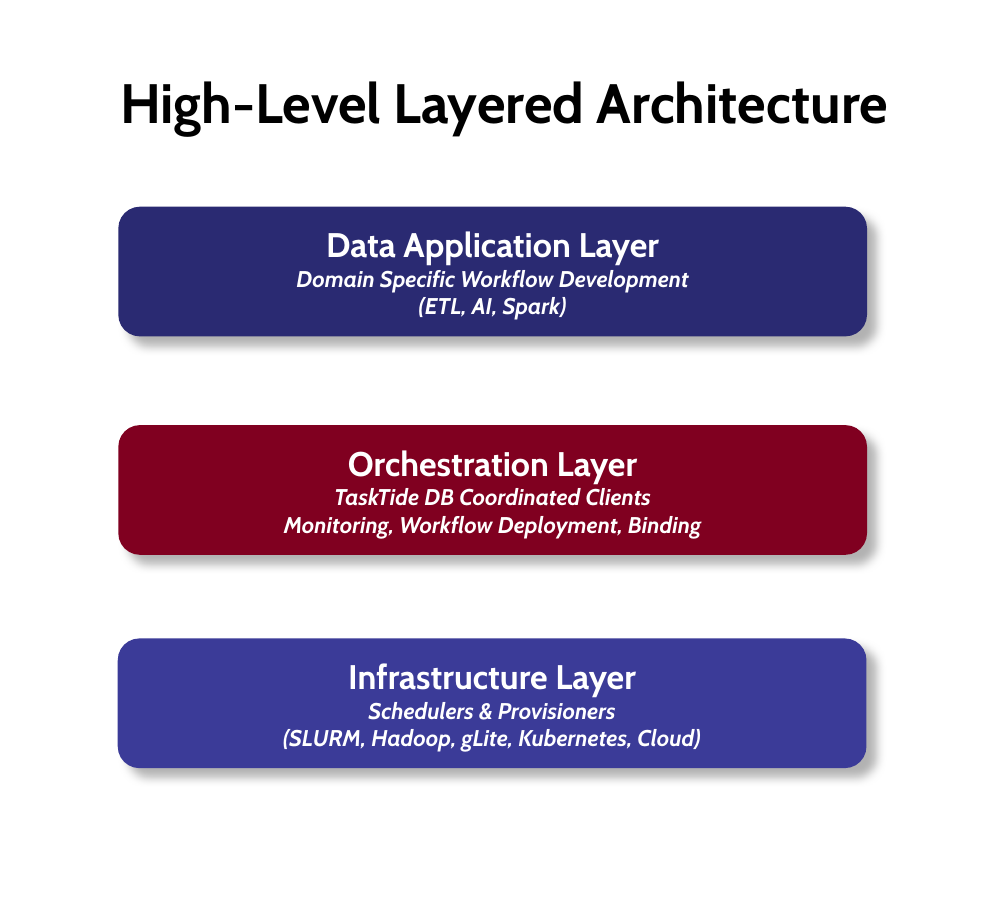
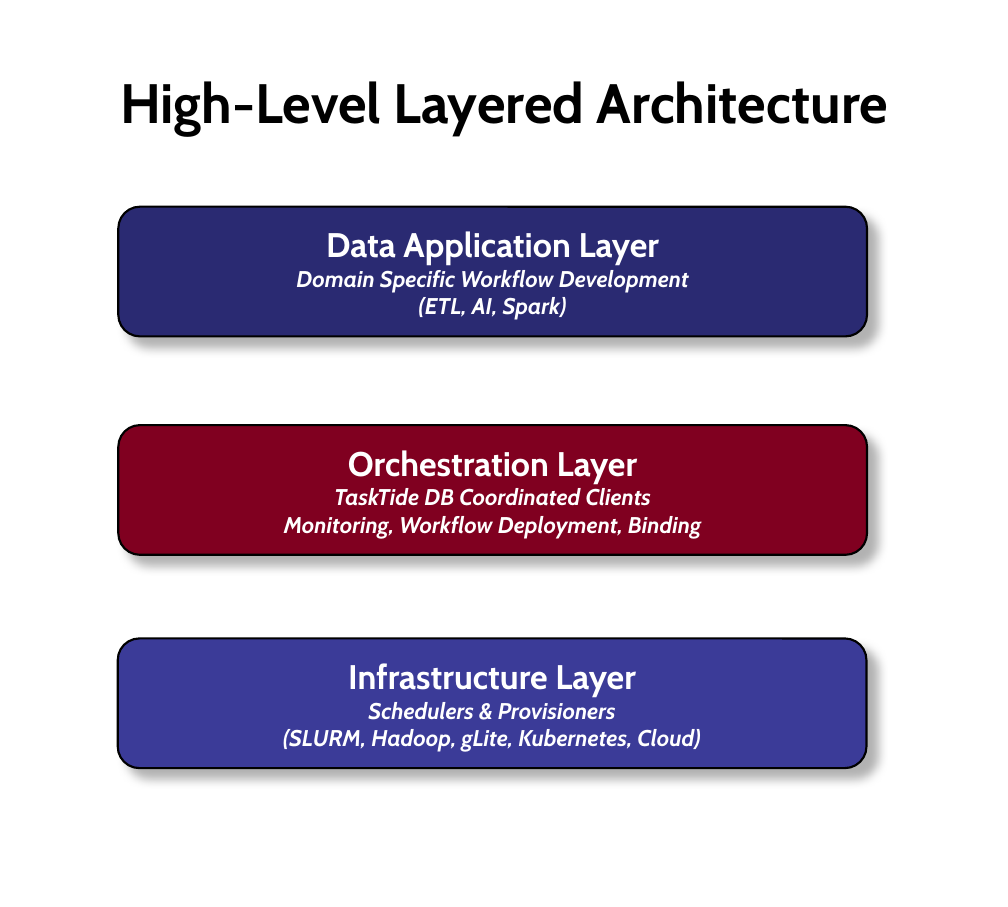
Before and after one commit to BrenKenna/TaskTide, a slide deck: slide 1 of tasktide/docs/Diagrams/Diagrams.pptx. Drawn at 1008x907 pixels with LibreOffice and Linux fonts; fonts in the diff are those of the drawing. Boxes give left, top, right and bottom in pixels: in the first picture for what was removed or moved away, otherwise in the second. Text is boxed around its words. In the diff, an @@ line names an element or a change of style, - is before the commit and + after.

```diff
--- a/tasktide/docs/Diagrams/Diagrams.pptx
+++ b/tasktide/docs/Diagrams/Diagrams.pptx
@@ outline none to #000000 3 pt in 3 elements at box(118, 425, 867, 554), box(118, 638, 866, 768), box(118, 207, 867, 336) @@
```
Also in this commit, not shown: 2 other slides changed, 1 slide added, 9 other files.
